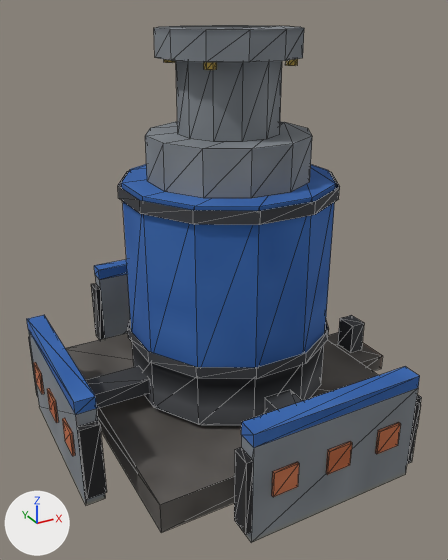
The OBJ model src/main/resources/assets/eln/model/submersiblepump200v/submersiblepump200v.obj, before and after one commit.
Rendered twice from a 50 mm camera at (-0.745, -1.33, 0.542) aimed at (-0.033, -0.035, -0.106). Arrows for +X, +Y and +Z are at lower left; the lights stay in place. The picture after the commit comes second. Mesh edges are drawn as thin lines. Where no turn or scale is listed for an object, it has been applied to the vertices.

The first picture shows 'main'.
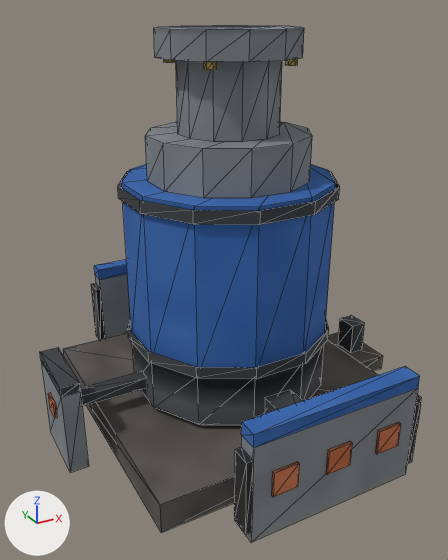
Where the change shows, as pixel boxes (x1, y1, x2, y2) in the pictures (448 x 560 px; the box of a moved part takes in the faces that stretch with it):
'main', reshaped
    before: (27, 25, 421, 543)
    after: (40, 25, 421, 543)
part 1 of me_main, moved or reshaped
    before: (47, 388, 59, 423)
    after: (48, 393, 57, 418)
part 2 of me_main, added
    after: (80, 371, 146, 407)
part 3 of me_main, rebuilt (37% narrower, 34% shorter)
    before: (27, 315, 105, 505)
    after: (40, 348, 89, 473)
part 4 of me_main, deleted
    before: (28, 337, 38, 397)
part 5 of me_main, deleted
    before: (62, 418, 75, 456)
part 6 of me_main, deleted
    before: (77, 421, 107, 499)
part 7 of me_main, deleted
    before: (85, 366, 149, 409)
part 8 of me_main, deleted
    before: (33, 362, 44, 394)

What changed in the scene script:
```text
Change me_main:
    used by ob_main; location = (0.0, 0.0, 0.0)
    remove me_main.from_pydata(...)  # 432 vertices, 580 faces; spans x -0.5..0.5, y -0.5..0.5, z -0.5..0.5
    add me_main.from_pydata(...)  # 400 vertices, 544 faces; spans x -0.5..0.5, y -0.5..0.5, z -0.5..0.5
    me_main part 1: the loose piece of 8 vertices spanning x -0.5..-0.494, y -0.031..0.031, z -0.391..-0.328 is scaled about its middle by (1, 0.8, 0.7)
    me_main part 2: a new loose piece, a box spanning x -0.447..-0.253, y -0.019..0.019, z -0.375..-0.344, in mat_atlas (picture img_tex_png)
    me_main part 3: the loose piece of 12 vertices spanning x -0.494..-0.447, y -0.219..0.219, z -0.5..-0.219 is rebuilt with 12 vertices and now spans x -0.494..-0.447, y -0.094..0.094, z -0.5..-0.256
    me_main part 4: the loose piece of 8 vertices spanning x -0.494..-0.447, y 0.219..0.234, z -0.469..-0.281 is deleted
    me_main part 5: the loose piece of 8 vertices spanning x -0.5..-0.494, y -0.172..-0.109, z -0.391..-0.328 is deleted
    me_main part 6: the loose piece of 8 vertices spanning x -0.494..-0.447, y -0.234..-0.219, z -0.469..-0.281 is deleted
    me_main part 7: the loose piece of 8 vertices spanning x -0.447..-0.253, y -0.038..0.037, z -0.381..-0.338 is deleted
    me_main part 8: the loose piece of 8 vertices spanning x -0.5..-0.494, y 0.109..0.172, z -0.391..-0.328 is deleted
```
